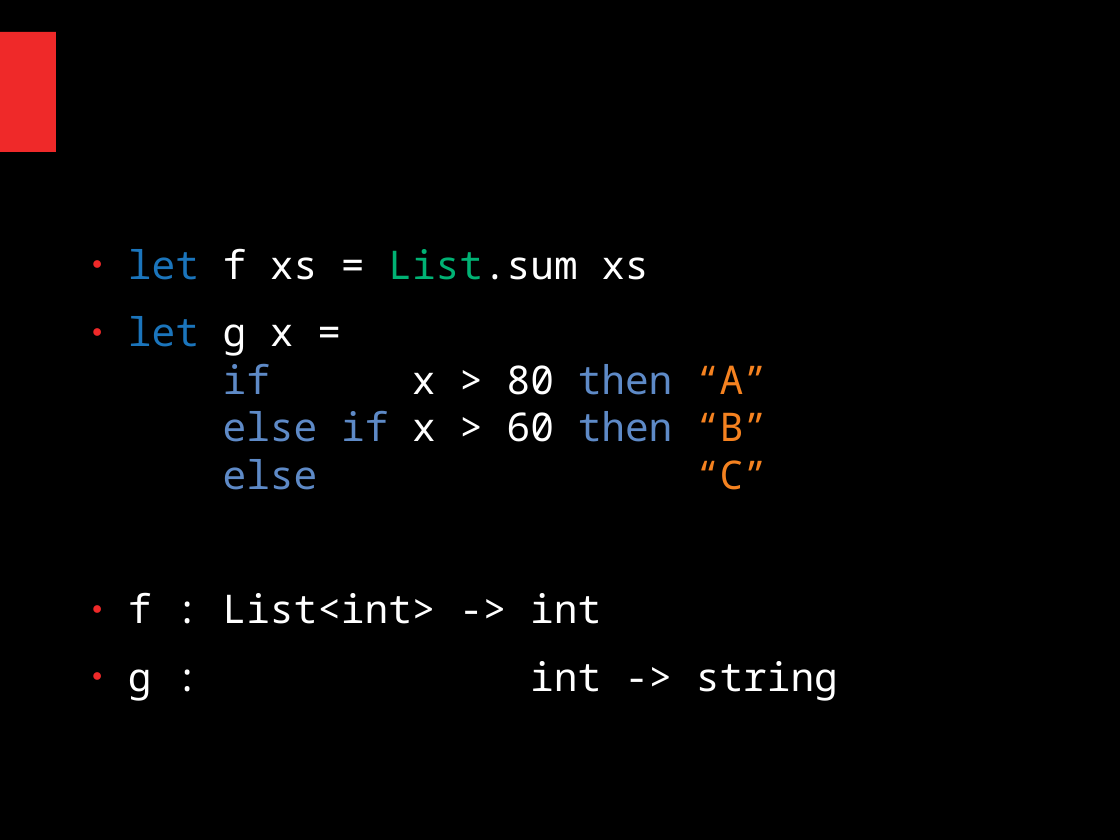
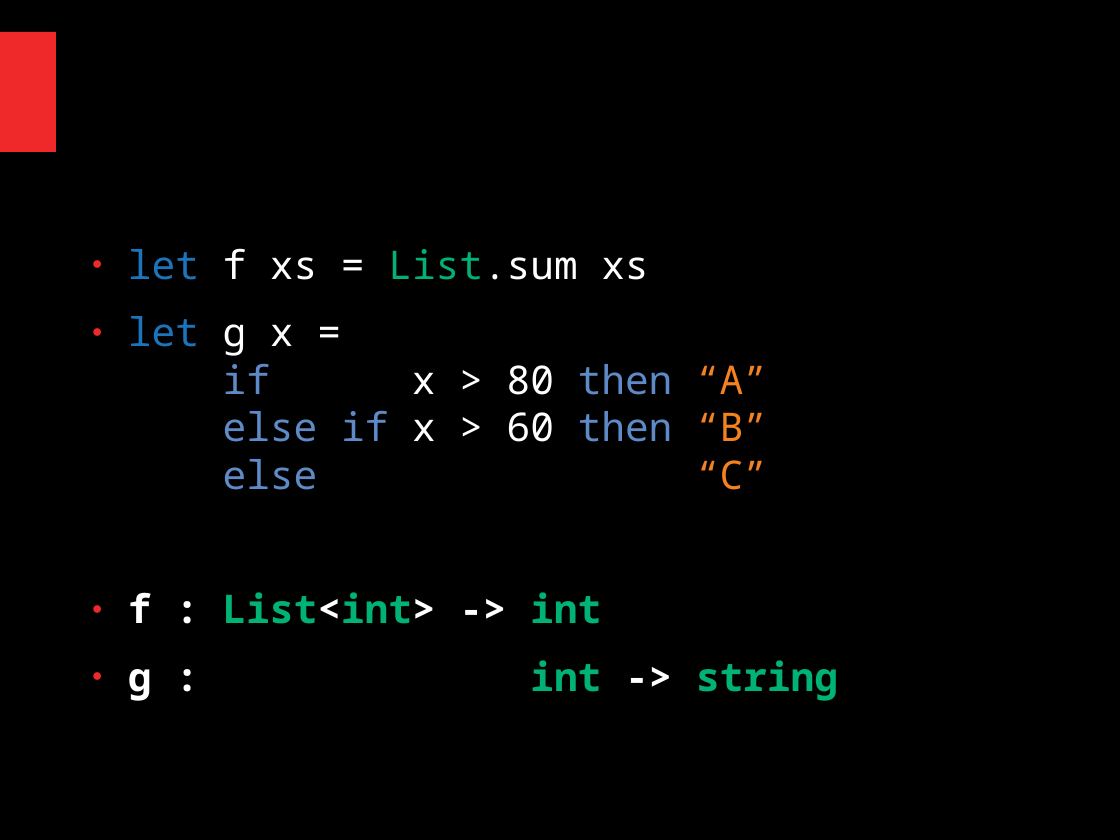
Before and after one commit to ChangHaiBin/FSharpPowerPoint, a slide deck: slide 25 of FSharp Talk Dark.odp (slide 22 before the commit). Drawn at 1120x840 pixels with LibreOffice and Linux fonts; fonts in the diff are those of the drawing. Boxes give left, top, right and bottom in pixels: in the first picture for what was removed or moved away, otherwise in the second. Text is boxed around its words. In the diff, an @@ line names an element or a change of style, - is before the commit and + after.

Commit message:
more slides

```diff
--- a/FSharp Talk Dark.odp
+++ b/FSharp Talk Dark.odp
@@ text at box(128, 592, 838, 701): text colour #FFFFFF to #00B274 in "List<int> int", "int string"; bold on in "f : List<int> -> int", "g : int -> string" @@
```
Also in this commit, not shown: 3 other slides changed, 20 slides added, 6 slides removed, 2 other files.
